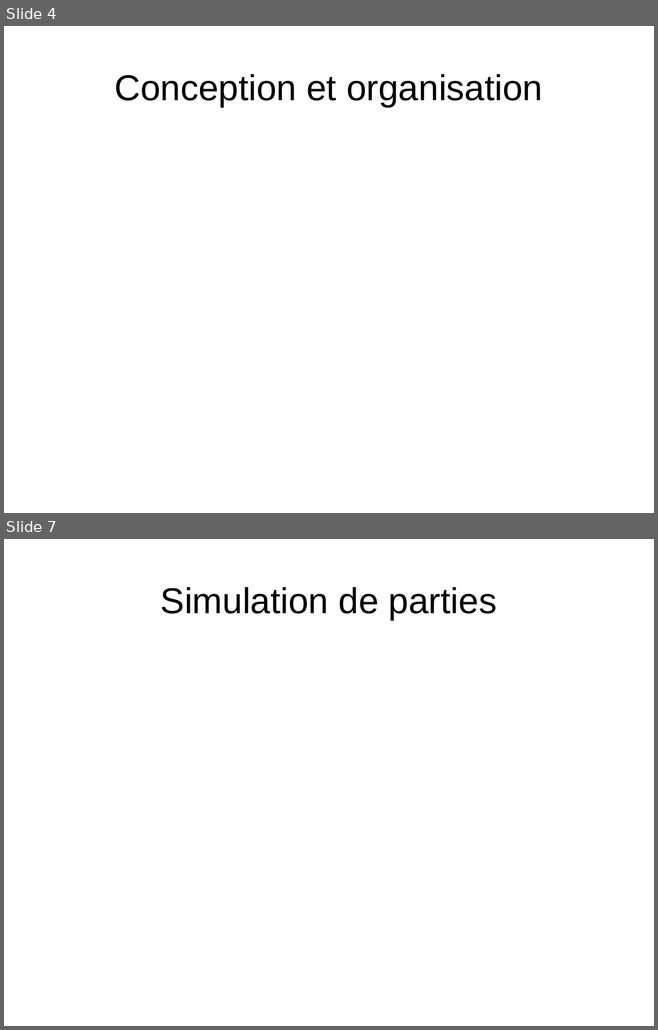
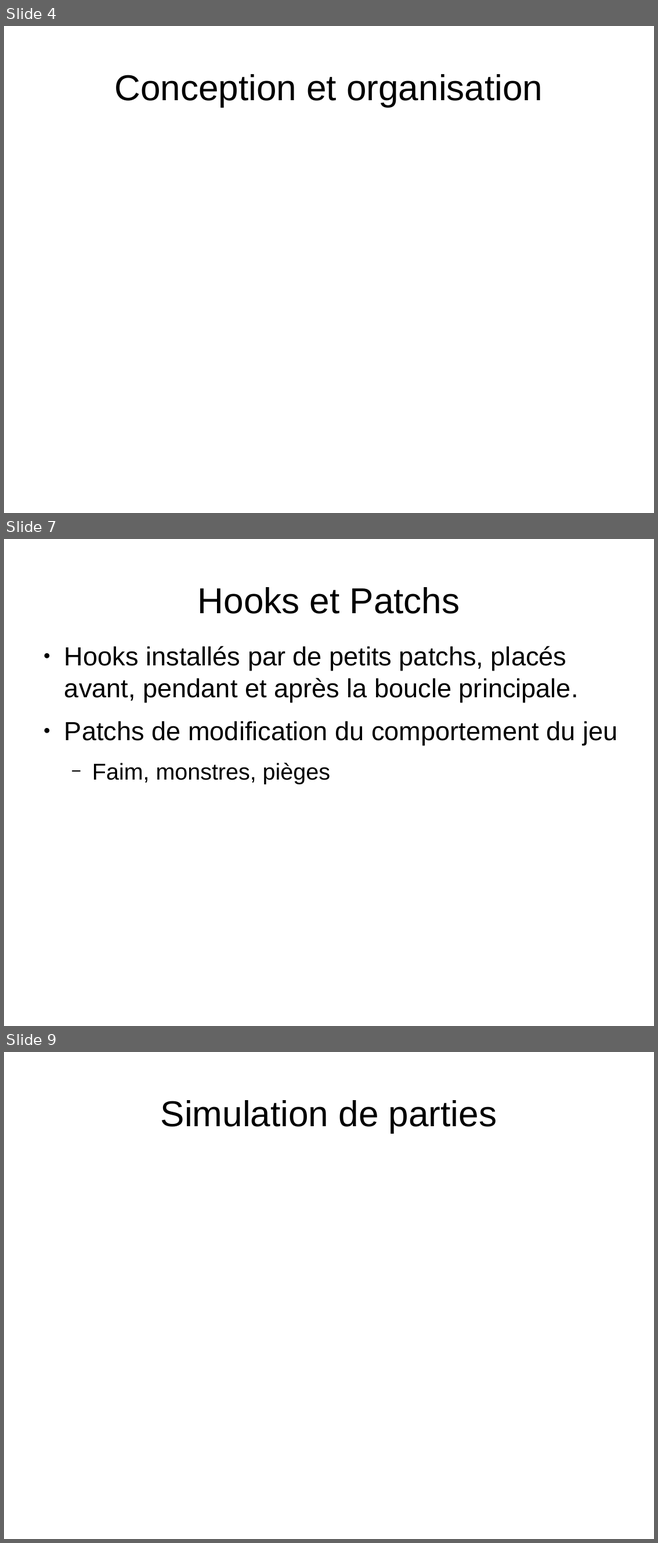
Before and after one commit to medrimonia/PFA-Nethack, a slide deck: papers/soutenance/soutenance.odp. Shown one above the other, each under a label of ours: slides 4 and 7 before the commit, slides 4, 7 and 9 after it; the slides between them are not shown. The pictures are 658x1030 and 658x1543 pixels, drawn with LibreOffice and Linux fonts; fonts in the diff are those of the drawing. Boxes give left, top, right and bottom in pixels: in the first picture for what was removed or moved away, otherwise in the second. Text is boxed around its words. In the diff, an @@ line names an element or a change of style, - is before the commit and + after.

```diff
--- a/papers/soutenance/soutenance.odp
+++ b/papers/soutenance/soutenance.odp
@@ slide 7 added at box(4, 539, 654, 1026), background #FFFFFF @@
@@ title added at box(198, 587, 460, 614), 44 pt, text #000000 @@
+Hooks et Patchs
@@ text added at box(64, 646, 617, 784), 32 pt, text #000000 @@
+● Hooks installés par de petits patchs, placés avant, pendant et après la boucle principale.
+● Patchs de modification du comportement du jeu
+  − Faim, monstres, pièges
@@ what was slide 7 is now slide 9 @@
```
Also in this commit, not shown: 2 slides changed, 4 other slides added, 3 slides removed.
